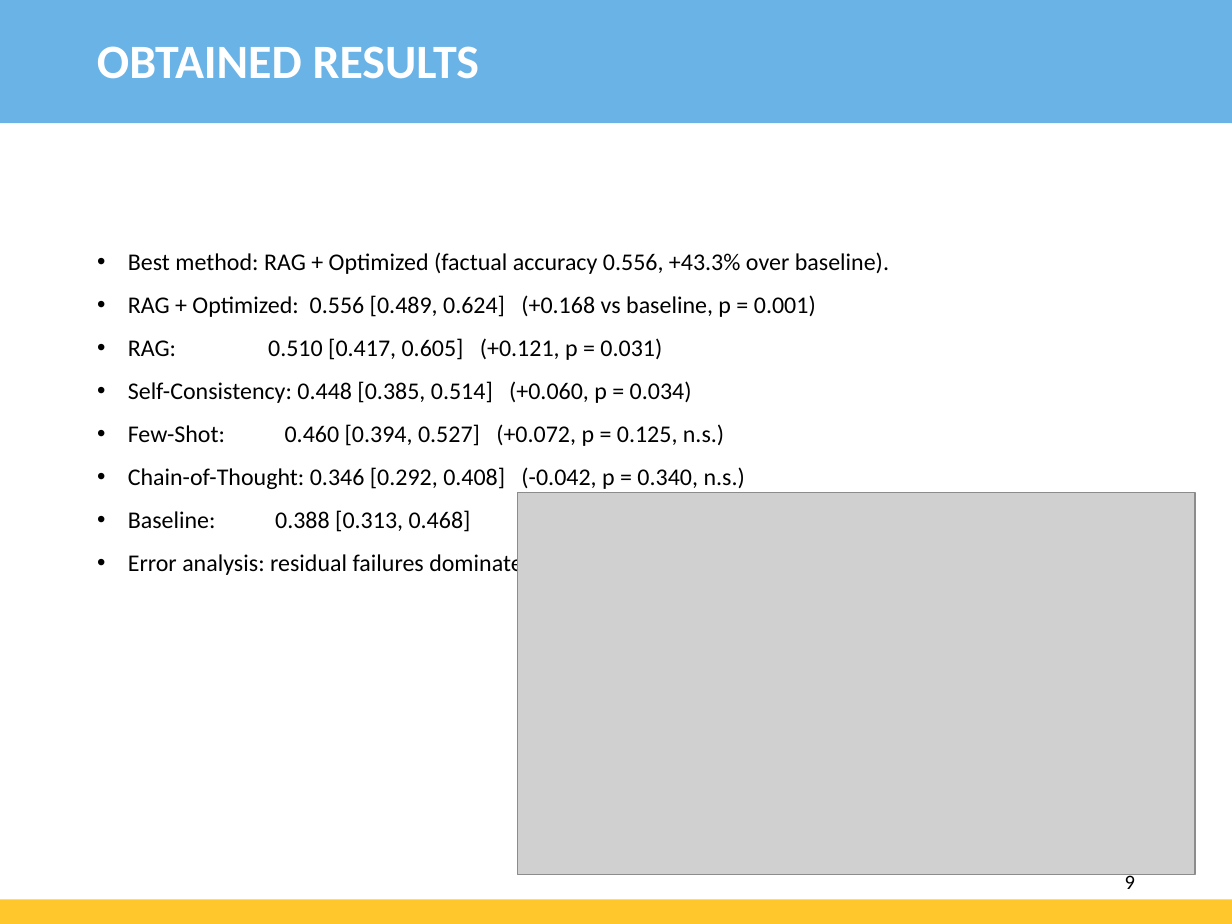
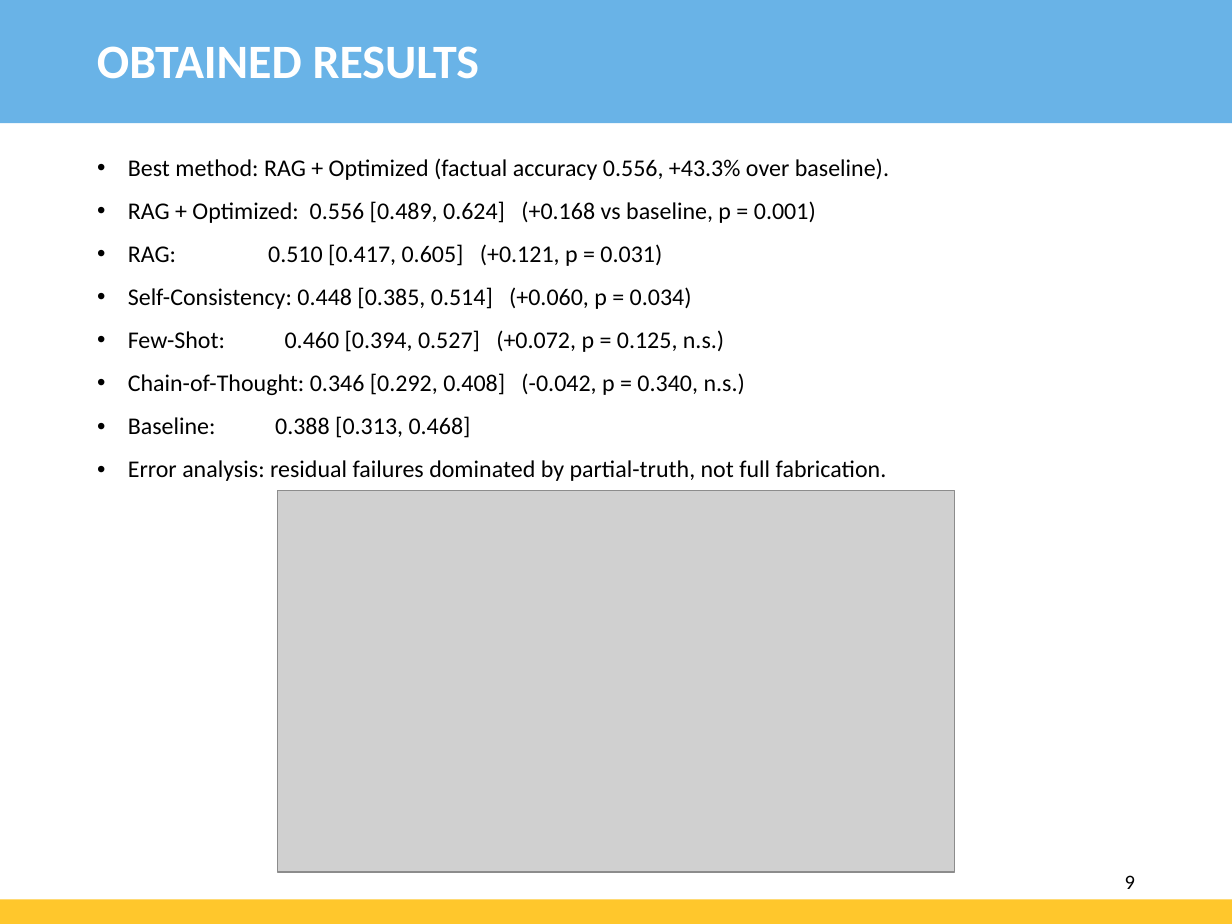
Before and after one commit to emigama01/Hallucination-Reduction, a slide deck: slide 9 of AI700-Final-PPT-Hallucination-LLM.pptx. Drawn at 1232x924 pixels with LibreOffice and Linux fonts; fonts in the diff are those of the drawing; grey boxes stand for pictures; background and template pictures are left out. Boxes give left, top, right and bottom in pixels: in the first picture for what was removed or moved away, otherwise in the second. Text is boxed around its words. In the diff, an @@ line names an element or a change of style, - is before the commit and + after.

```diff
--- a/AI700-Final-PPT-Hallucination-LLM.pptx
+++ b/AI700-Final-PPT-Hallucination-LLM.pptx
@@ text "Best method: RAG + Optimized ...": place and size @@
-text "Best method: RAG + Optimized ..." at box(128, 252, 889, 578)
+text "Best method: RAG + Optimized ..." at box(128, 158, 889, 481)
@@ picture: place and size @@
-picture at box(517, 493, 1195, 875)
+picture at box(277, 490, 955, 872)
```
Also in this commit, not shown: 9 other slides changed, 3 other files.
